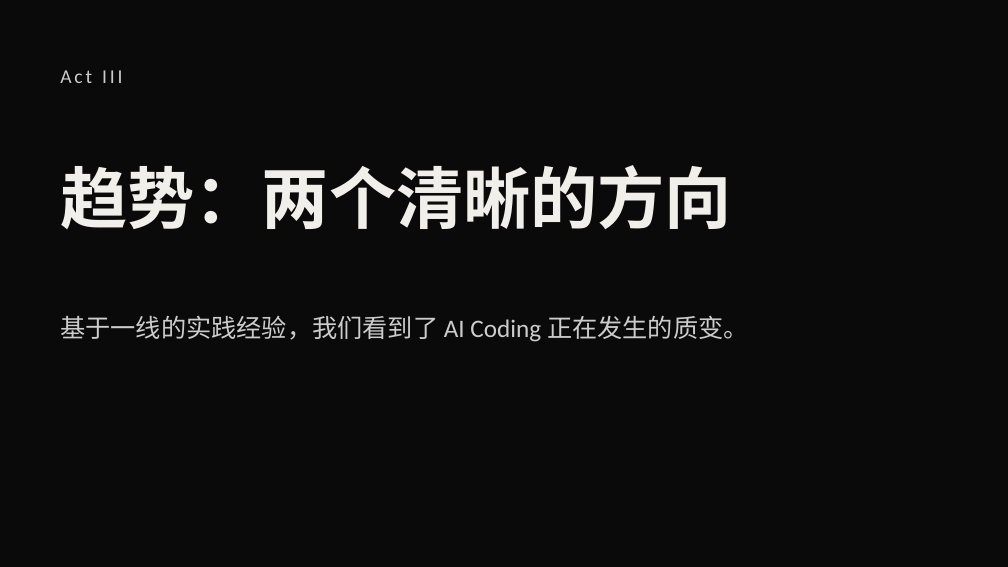
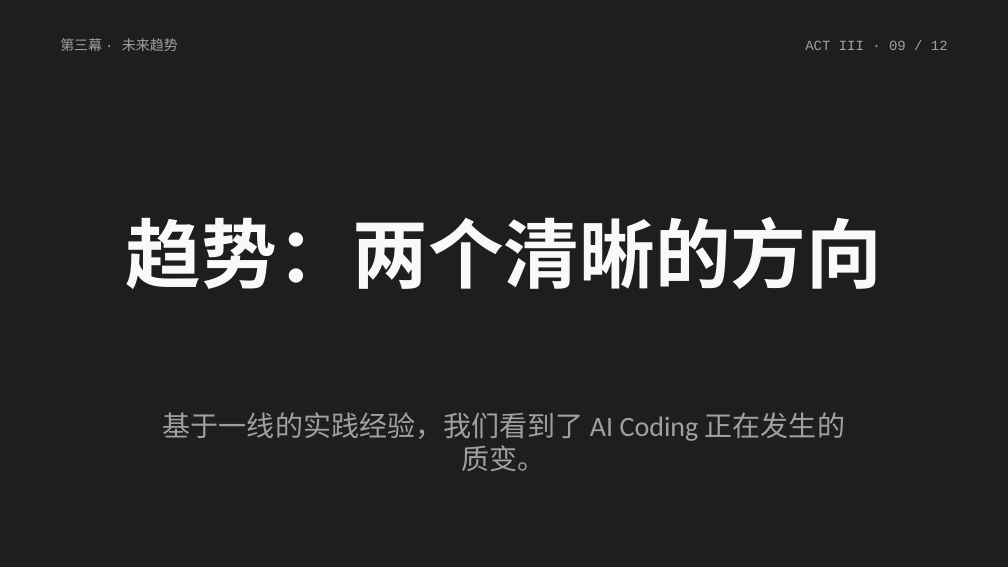
Before and after one commit to atian25/ppt-test, a slide deck: slide 9 of SOLO-0408-直播/ppt/SOLO_0418_直播.pptx. Drawn at 1008x567 pixels with LibreOffice and Linux fonts; fonts in the diff are those of the drawing. Boxes give left, top, right and bottom in pixels: in the first picture for what was removed or moved away, otherwise in the second. Text is boxed around its words. In the diff, an @@ line names an element or a change of style, - is before the commit and + after.

```diff
--- a/SOLO-0408-直播/ppt/SOLO_0418_直播.pptx
+++ b/SOLO-0408-直播/ppt/SOLO_0418_直播.pptx
@@ background #0A0A0B to #1E1E1E @@
@@ text added at box(60, 38, 178, 51), 10 pt, text #A0A0A0 @@
+第三幕 · 未来趋势
@@ text at box(805, 40, 948, 50): text changed; size 14 to 10 pt; font Calibri to Courier New; text colour #CCCCCC to #A0A0A0 @@
-Act III
+ACT III · 09 / 12
@@ text "趋势：两个清晰的方向": place and size @@
-text "趋势：两个清晰的方向" at box(60, 165, 732, 229)
+text "趋势：两个清晰的方向" at box(126, 217, 882, 289)
@@ text "趋势：两个清晰的方向" at box(126, 217, 882, 289): size 48 to 54 pt, text colour #F1EFEA to #F9F9F7; alignment left to centre; vertical alignment middle to top @@
@@ text "基于一线的实践经验，我们看到了 AI Coding 正在发生的质变。": place and size @@
-text "基于一线的实践经验，我们看到了 AI Coding 正在发生的质变。" at box(60, 315, 749, 342)
+text "基于一线的实践经验，我们看到了 AI Coding 正在发生的质变。" at box(163, 412, 845, 471)
@@ text "基于一线的实践经验，我们看到了 AI Coding 正在发生的质变。" at box(163, 412, 845, 471): size 18 to 20 pt, text colour #CCCCCC to #A0A0A0; alignment left to centre; vertical alignment middle to top @@
```
Also in this commit, not shown: 11 other slides changed, 1 other file.
